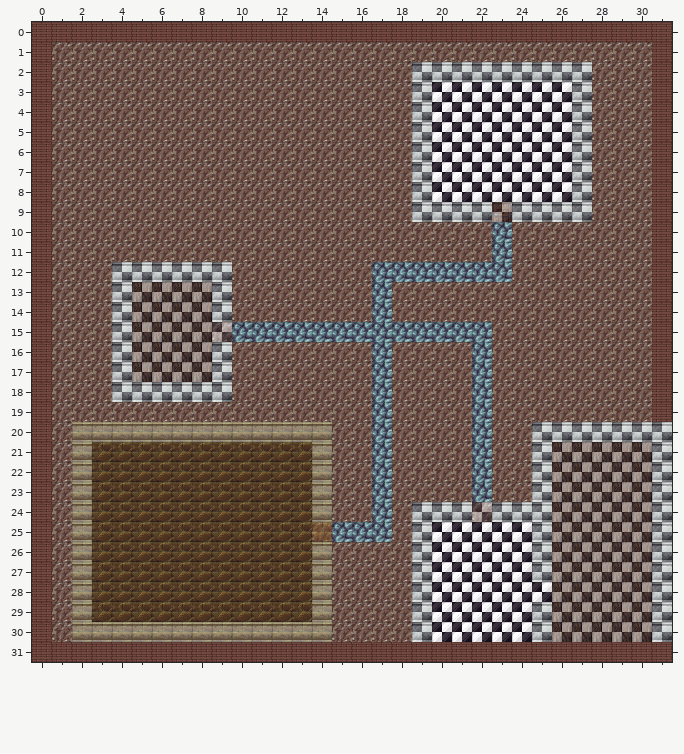
Tiled map -- mapeditor/testmap-1.tmx. That is the earlier state.
Cells are 32x32 px. Shown: x 0..31, y 0..31.
Now the later version:
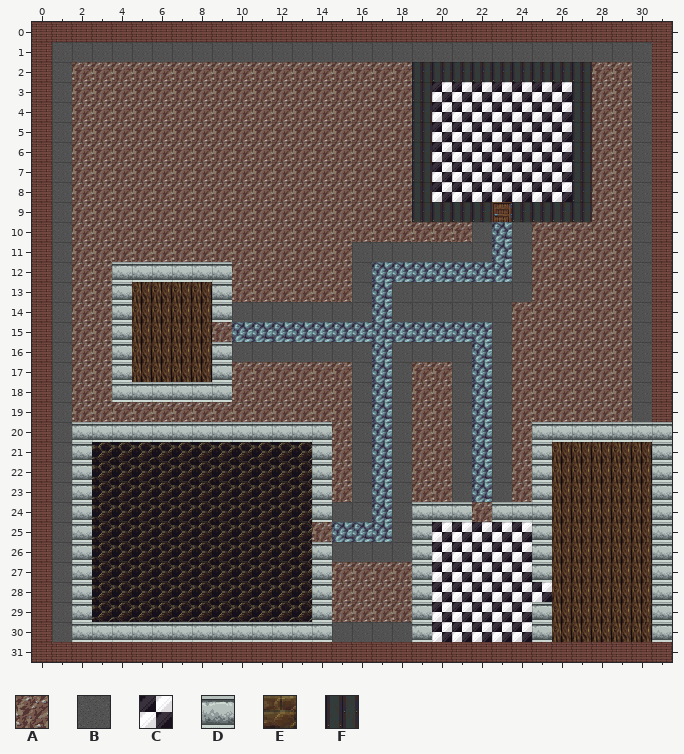
Key: from "textures": A 1, B 2, C 3, D 8, E 11, F 16.
_ is an empty cell, . an unchanged one.
See-through tiles are keyed as they look on the map.
Change:
--- layer "floor"
@@ x 1..30 @@
- 1 AAAAAAAAAAAAAAAAAAAAAAAAAAAAAA
- 2 A............................A
- 3 A............................A
- 4 A............................A
- 5 A............................A
- 6 A............................A
- 7 A............................A
- 8 A............................A
- 9 A............................A
-10 A....................A.A.....A
-11 A..............AAAAAAA.A.....A
-12 A..............A.......A.....A
-13 A..............A.AAAAAAA.....A
-14 A........AAAAAAA.AAAAAA......A
-15 A.....................A......A
-16 A........AAAAAAA.AAAA.A......A
-17 A..............A.A..A.A......A
-18 A..............A.A..A.A......A
-19 A..............A.A..A.A......A
-20 A..............A.A..A.A.......
-21 A..............A.A..A.A.......
-22 A..............A.A..A.A.......
-23 A..............A.A..A.A.......
-24 A.............AA.A............
-25 A................A............
-26 A.............AAAA............
-27 A.............................
-28 A.............................
-29 A.............................
-30 A.............AAAA............
+ 1 BBBBBBBBBBBBBBBBBBBBBBBBBBBBBB
+ 2 B............................B
+ 3 B............................B
+ 4 B............................B
+ 5 B............................B
+ 6 B............................B
+ 7 B............................B
+ 8 B............................B
+ 9 B............................B
+10 B....................B.B.....B
+11 B..............BBBBBBB.B.....B
+12 B..............B.......B.....B
+13 B..............B.BBBBBBB.....B
+14 B........BBBBBBB.BBBBBB......B
+15 B.....................B......B
+16 B........BBBBBBB.BBBB.B......B
+17 B..............B.B..B.B......B
+18 B..............B.B..B.B......B
+19 B..............B.B..B.B......B
+20 B..............B.B..B.B.......
+21 B..............B.B..B.B.......
+22 B..............B.B..B.B.......
+23 B..............B.B..B.B.......
+24 B.............BB.B............
+25 B................B............
+26 B.............BBBB............
+27 B.............................
+28 B.............................
+29 B.............................
+30 B.............BBBB............
--- layer "walls"
@@ x 19..27 @@
- 2 DDDDDDDDD
- 3 D.......D
- 4 D.......D
- 5 D.......D
- 6 D.......D
- 7 D.......D
- 8 D.......D
- 9 DDDD.DDDD
+ 2 FFFFFFFFF
+ 3 F.......F
+ 4 F.......F
+ 5 F.......F
+ 6 F.......F
+ 7 F.......F
+ 8 F.......F
+ 9 FFFF.FFFF
--- layer "ceiling" (now hidden)
@@ x 19..27 @@
- 2 CCCCCCCCC
- 3 C.......C
- 4 C.......C
- 5 C.......C
- 6 C.......C
- 7 C.......C
- 8 C.......C
- 9 CCCCCCCCC
+ 2 _________
+ 3 _......._
+ 4 _......._
+ 5 _......._
+ 6 _......._
+ 7 _......._
+ 8 _......._
+ 9 _________
@@ x 4..9 @@
-12 CCCCCC
-13 CCCCCC
-14 CCCCCC
-15 CCCCCC
-16 CCCCCC
-17 CCCCCC
-18 CCCCCC
+12 ______
+13 ______
+14 ______
+15 ______
+16 ______
+17 ______
+18 ______
@@ x 2..31 @@
-20 EEEEEEEEEEEEE..........CCCCCCC
-21 EEEEEEEEEEEEE..........CCCCCCC
-22 EEEEEEEEEEEEE..........CCCCCCC
-23 EEEEEEEEEEEEE..........CCCCCCC
-24 EEEEEEEEEEEEE....CCCCCCCCCCCCC
-25 EEEEEEEEEEEEE....C.....CCCCCCC
-26 EEEEEEEEEEEEE....C.....CCCCCCC
-27 EEEEEEEEEEEEE....C.....CCCCCCC
-28 EEEEEEEEEEEEE....C......CCCCCC
-29 EEEEEEEEEEEEE....C.....CCCCCCC
-30 EEEEEEEEEEEEE....C.....CCCCCCC
+20 _____________.........._______
+21 _____________.........._______
+22 _____________.........._______
+23 _____________.........._______
+24 _____________...._____________
+25 _____________...._....._______
+26 _____________...._....._______
+27 _____________...._....._______
+28 _____________...._......______
+29 _____________...._....._______
+30 _____________...._....._______
Changed places in both pictures, as pixel boxes (x1, y1, x2, y2):
changed: (52, 42, 672, 642)
